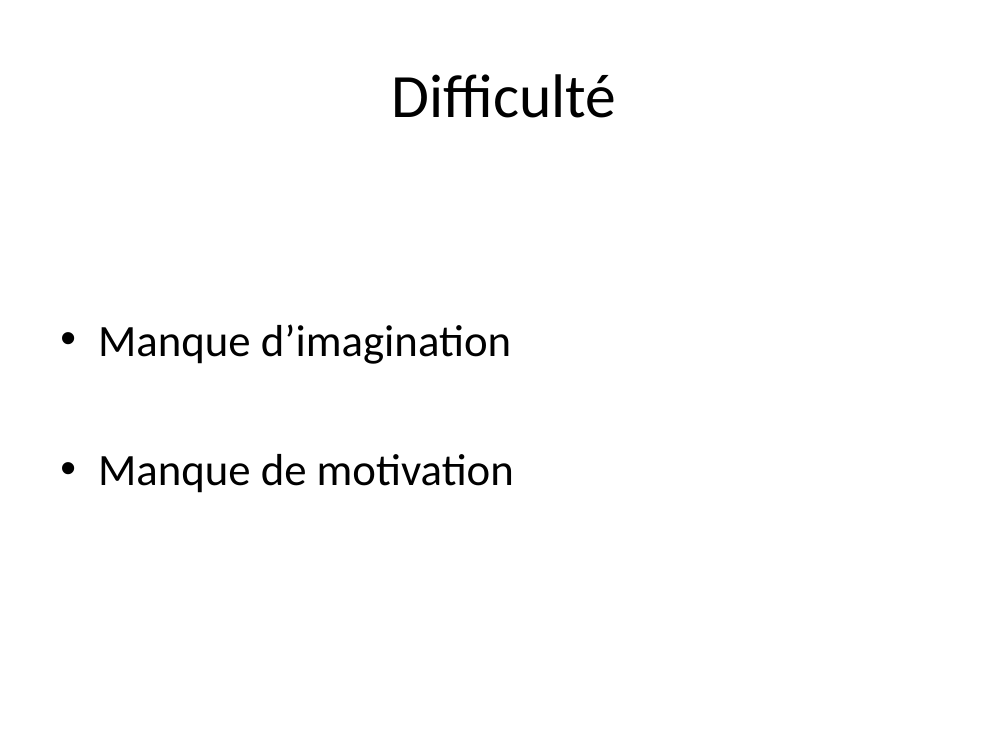
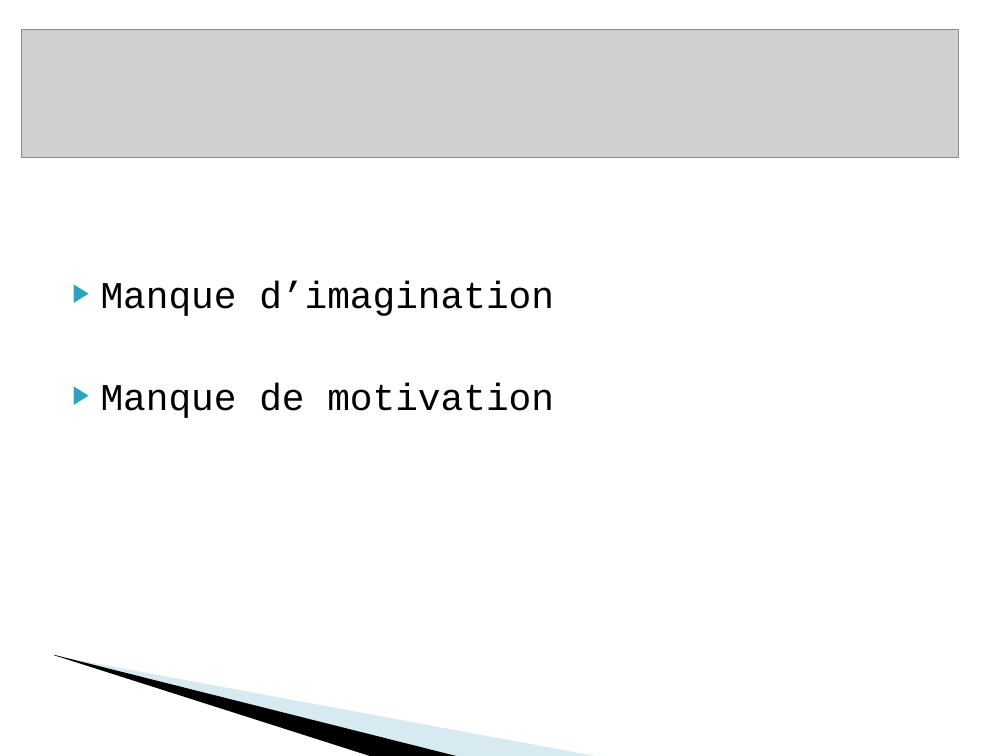
Before and after one commit to Imp95/JavaScriptGame, a slide deck: slide 6 of Présentation Jeu Javascript.ppt. Drawn at 1008x756 pixels with LibreOffice and Linux fonts; fonts in the diff are those of the drawing; grey boxes stand for pictures; background and template pictures are left out. Boxes give left, top, right and bottom in pixels: in the first picture for what was removed or moved away, otherwise in the second. Text is boxed around its words. In the diff, an @@ line names an element or a change of style, - is before the commit and + after.

```diff
--- a/Présentation Jeu Javascript.ppt
+++ b/Présentation Jeu Javascript.ppt
@@ picture added at bbox=[21, 29, 958, 157] @@
@@ title removed at bbox=[391, 74, 616, 118] @@
-Difficulté
@@ text "Manque d’imagination": place and size @@
-text "Manque d’imagination" at bbox=[98, 324, 514, 493]
+text "Manque d’imagination" at bbox=[101, 281, 554, 418]
@@ text "Manque d’imagination" at bbox=[101, 281, 554, 418]: size 32 to 27 pt, font Calibri to Courier New; bullet • to ▶; less space between paragraphs; bullet colour #000000 to #2DA2BF @@
@@ freeform shape added at bbox=[53, 654, 461, 756], fill #000000 @@
@@ freeform shape added at bbox=[55, 655, 600, 756], fill #9FCBDC at 40% opacity @@
```
Also in this commit, not shown: 4 other slides changed, 1 slide added, 1 slide removed.
